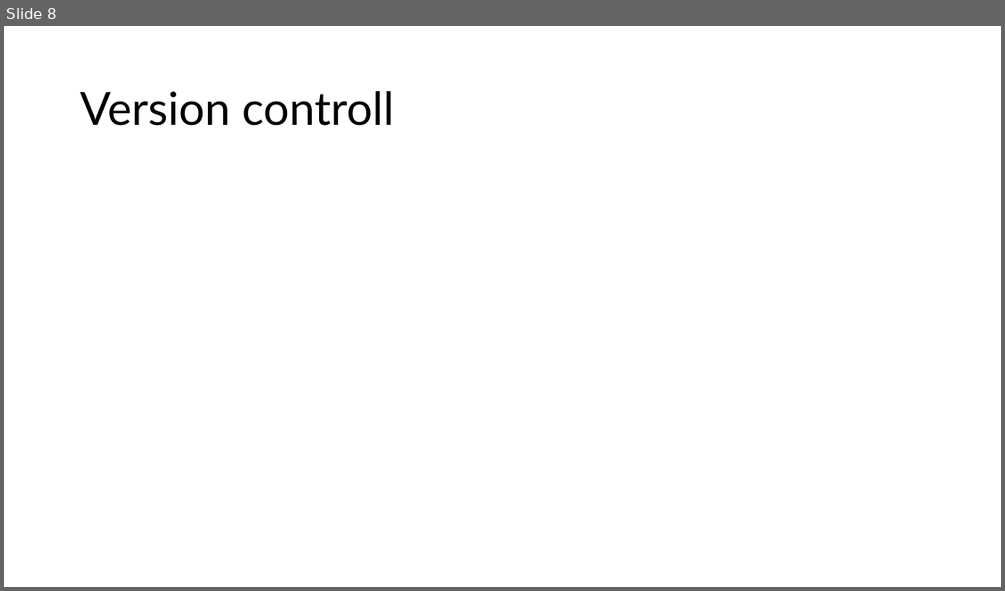
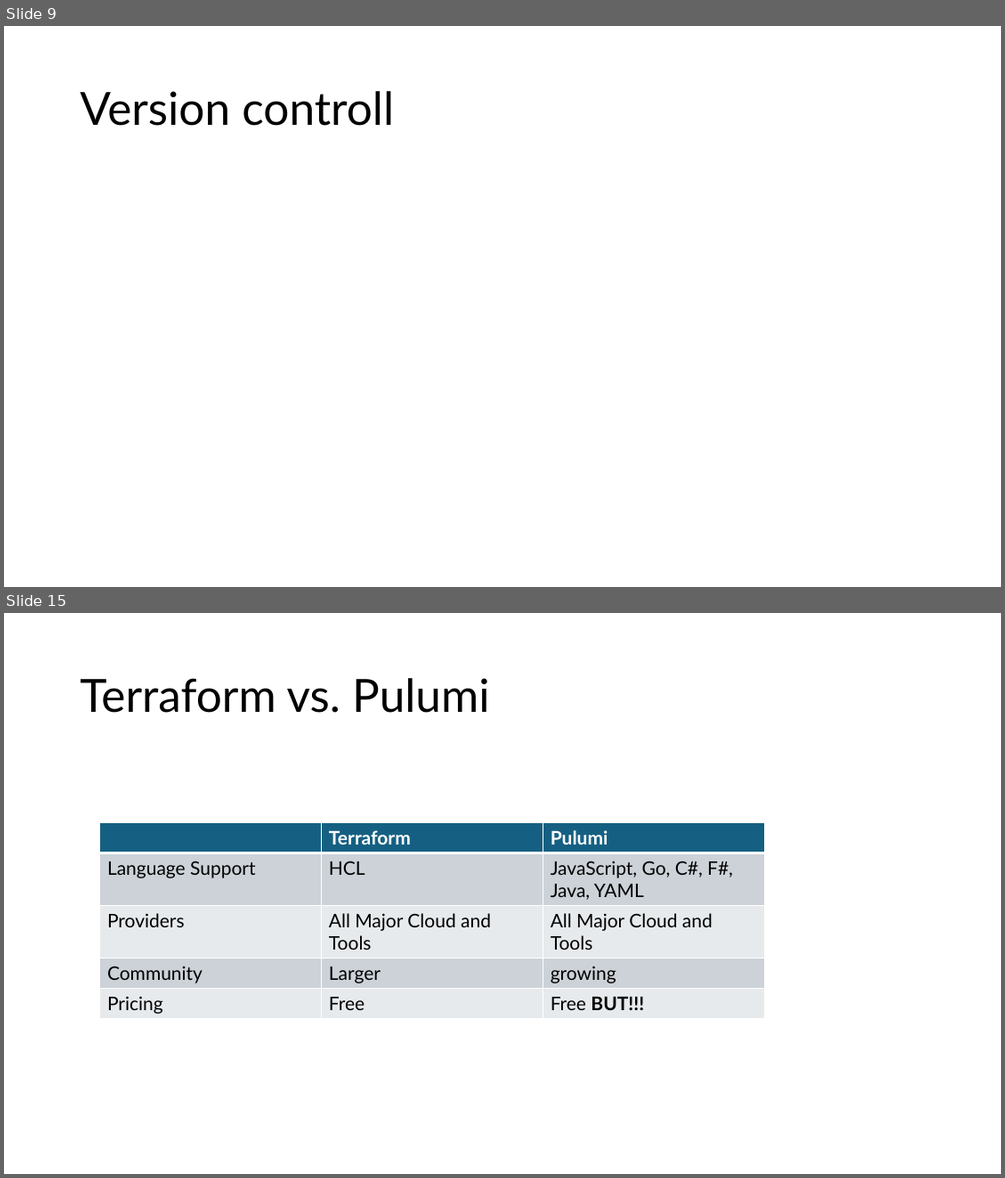
Before and after one commit to sebivenlo/esd-2024-terraform, a slide deck: Presentation/Terraform.pptx. Shown one above the other, each under a label of ours: slide 8 before the commit, slides 9 and 15 after it; the slides between them are not shown. The pictures are 1005x591 and 1005x1178 pixels, drawn with LibreOffice and Linux fonts; fonts in the diff are those of the drawing. Boxes give left, top, right and bottom in pixels: in the first picture for what was removed or moved away, otherwise in the second. Text is boxed around its words. In the diff, an @@ line names an element or a change of style, - is before the commit and + after.

```diff
--- a/Presentation/Terraform.pptx
+++ b/Presentation/Terraform.pptx
@@ slide 15 added at <box>4,613,1001,1174</box>, background #FFFFFF @@
@@ title added at <box>80,678,489,713</box>, 44 pt, text #000000 @@
+Terraform vs. Pulumi
@@ table added at <box>100,823,764,1017</box>, 5 rows, 3 columns @@
+ | Terraform | Pulumi
+Language Support | HCL | JavaScript, Go, C#, F#, Java, YAML
+Providers | All Major Cloud and Tools | All Major Cloud and Tools
+Community | Larger | growing
+Pricing | Free | Free BUT!!!
@@ what was slide 8 is now slide 9 @@
```
Also in this commit, not shown: 4 slides changed, 3 other slides added.
